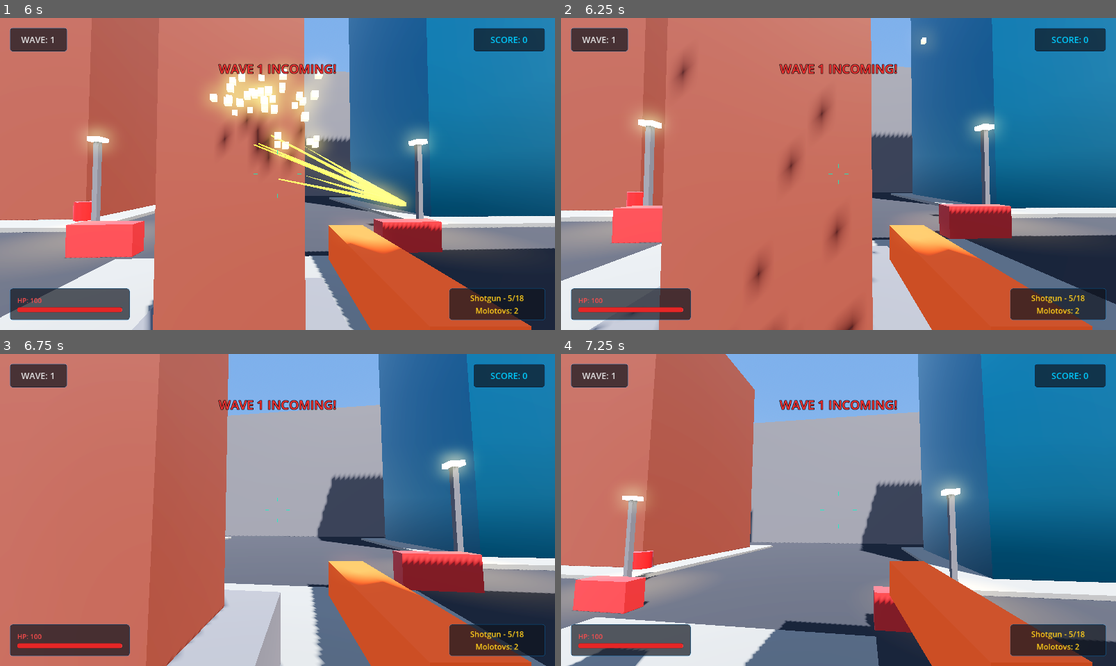
Above: before the commit, frames 1-4 (two rows, left to right).
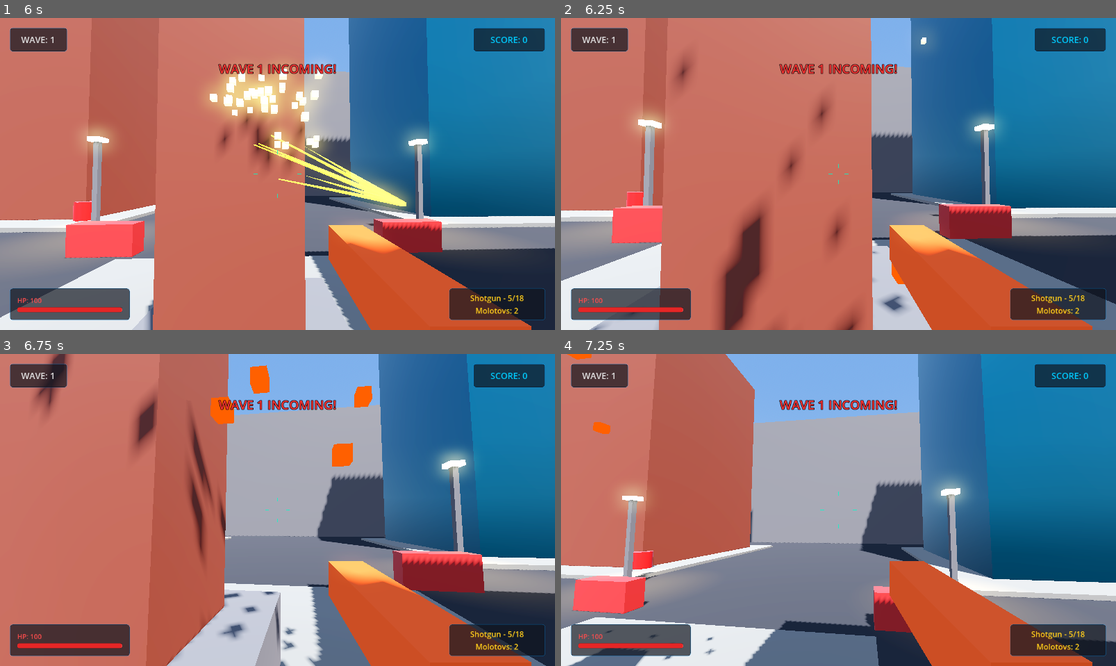
Above: after the commit, the same moments.

Repository: anhluong447/tearless
Game: Godot game, scene res://scenes/main_menu.tscn
Same seed, same stepped clock (60 frames per second), same inputs: the game is played once before the commit and once after it.
Inputs (mouse positions are in pixels of both pictures, inside the frame that each line leads up to):
- Up to frame 1 (6 s): click "Start Game" at 0.5 s; tap Enter at 1.25 s; move the mouse to (305, 174) at 1.27 s; hold Right mouse button (ads) 1.28-2.03 s; hold W (move_forward) from 1.28 s (still down); click (305, 174) at 1.42 s; tap Space (jump) at 1.52, 2.27, 3.77, 4.52, 5.27 s; move the mouse to (249, 174) at 2.02 s; click (249, 174) at 2.1 s; move the mouse to (288, 167) at 2.77 s; tap Mouse wheel down (swap_next) at 2.85 s; move the mouse to (271, 180) at 3.52 s; tap Mouse wheel up (swap_prev) at 3.6 s; click (271, 180) at 3.67 s; move the mouse to (316, 177) at 4.27 s; tap 1 (weapon_1) at 4.35 s; move the mouse to (233, 170) at 5.02 s; tap 2 (weapon_2) at 5.1 s; move the mouse to (283, 174) at 5.77 s; tap G at 5.85 s; click (283, 174) at 5.92 s
- Up to frame 2 (6.25 s): keep holding W (move_forward)
- Up to frame 3 (6.75 s): move the mouse to (255, 503) at 6.52 s; release W (move_forward) at 6.53 s; hold D (move_right) from 6.53 s (still down); tap E at 6.6 s
- Up to frame 4 (7.25 s): keep holding D (move_right); tap Space (jump) at 6.77 s

Frame 1 is identical in both runs. In frame 2, 2.5% of the frame differs, in the area x 28-63%, y 59-100%; in frame 3, 3.6%, in the area x 6-68%, y 0-100%; in frame 4, 0.2%.
Error before the commit: Invalid assignment of property or key 'radius' with value of type 'float' on a base object of type 'CylinderMesh'. (res://scripts/molotov_projectile.gd:20)

Commit message:
Fix CylinderMesh radius property error on Molotov projectile

Diff:
--- a/scripts/molotov_projectile.gd
+++ b/scripts/molotov_projectile.gd
@@ -17,7 +17,8 @@
 	# Create visual mesh (a small cylinder/bottle)
 	var mesh_inst = MeshInstance3D.new()
 	var cyl_mesh = CylinderMesh.new()
-	cyl_mesh.radius = 0.06
+	cyl_mesh.top_radius = 0.06
+	cyl_mesh.bottom_radius = 0.06
 	cyl_mesh.height = 0.25
 	mesh_inst.mesh = cyl_mesh
 
